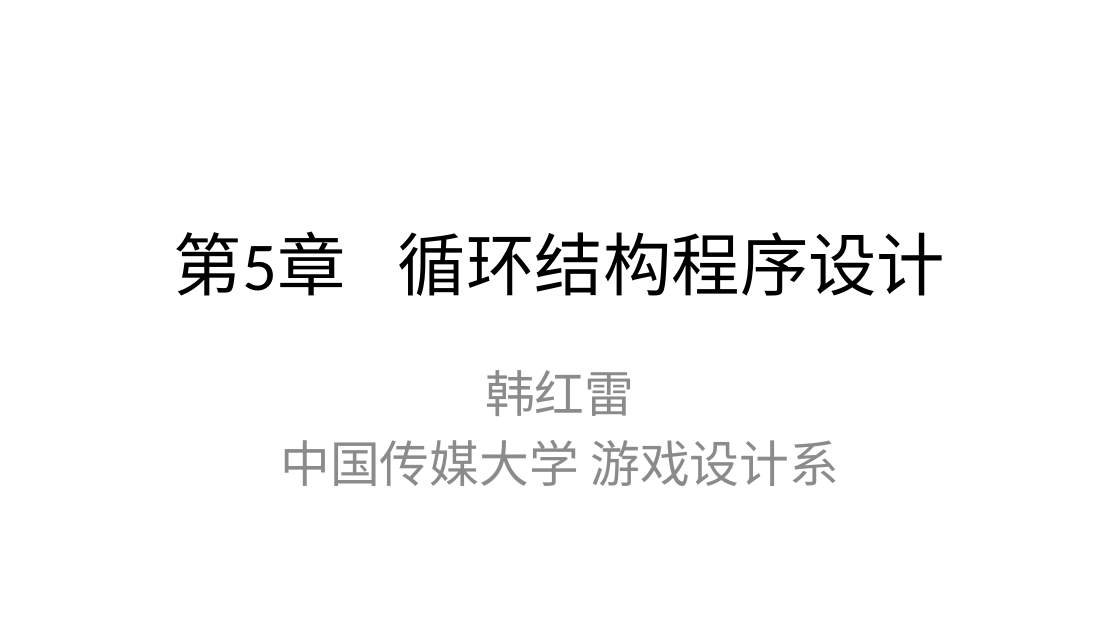
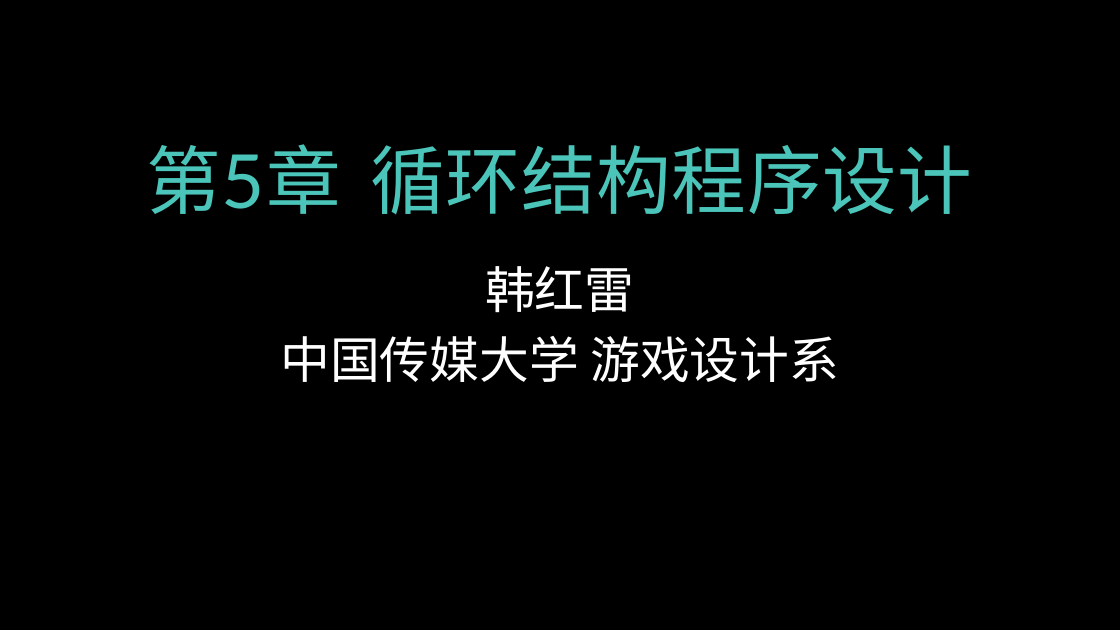
Before and after one commit to hanhonglei/Course_BasicGameProgramming, a slide deck: slide 1 of 第5章 循环结构程序设计/第5章 循环结构程序设计.pptx. Drawn at 1120x630 pixels with LibreOffice and Linux fonts; fonts in the diff are those of the drawing; background and template pictures are left out. Boxes give left, top, right and bottom in pixels: in the first picture for what was removed or moved away, otherwise in the second. Text is boxed around its words. In the diff, an @@ line names an element or a change of style, - is before the commit and + after.

```diff
--- a/第5章 循环结构程序设计/第5章 循环结构程序设计.pptx
+++ b/第5章 循环结构程序设计/第5章 循环结构程序设计.pptx
@@ background #FFFFFF to picture (left out) @@
@@ title "第5章 循环结构程序设计": place and size @@
-title "第5章 循环结构程序设计" at bbox=[174, 231, 945, 296]
+title "第5章 循环结构程序设计" at bbox=[147, 144, 973, 215]
@@ title "第5章 循环结构程序设计" at bbox=[147, 144, 973, 215]: size 44 to 48 pt, font Calibri to Lato, text colour #000000 to #4BC5B9, letter spacing 0 to 0.5 pt @@
@@ subtitle "韩红雷": place and size @@
-subtitle "韩红雷" at bbox=[280, 370, 839, 486]
+subtitle "韩红雷" at bbox=[280, 266, 839, 382]
@@ subtitle "韩红雷" at bbox=[280, 266, 839, 382]: font Calibri to Times New Roman, text colour #8C8C8C to #FFFFFF @@
```
Also in this commit, not shown: 1 other slide changed, 46 slides added.
